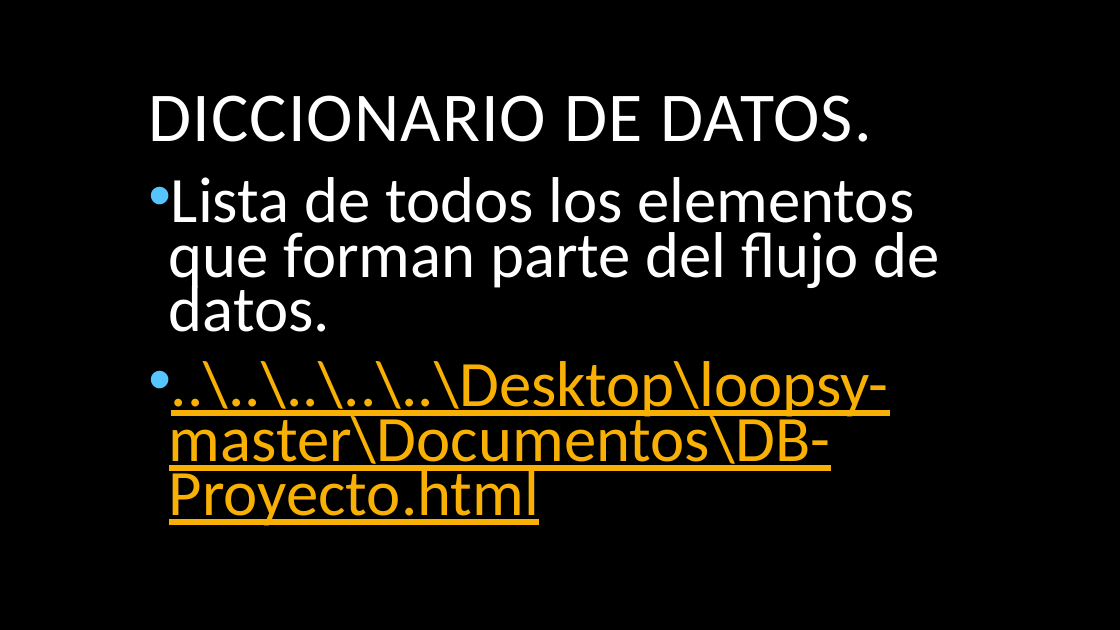
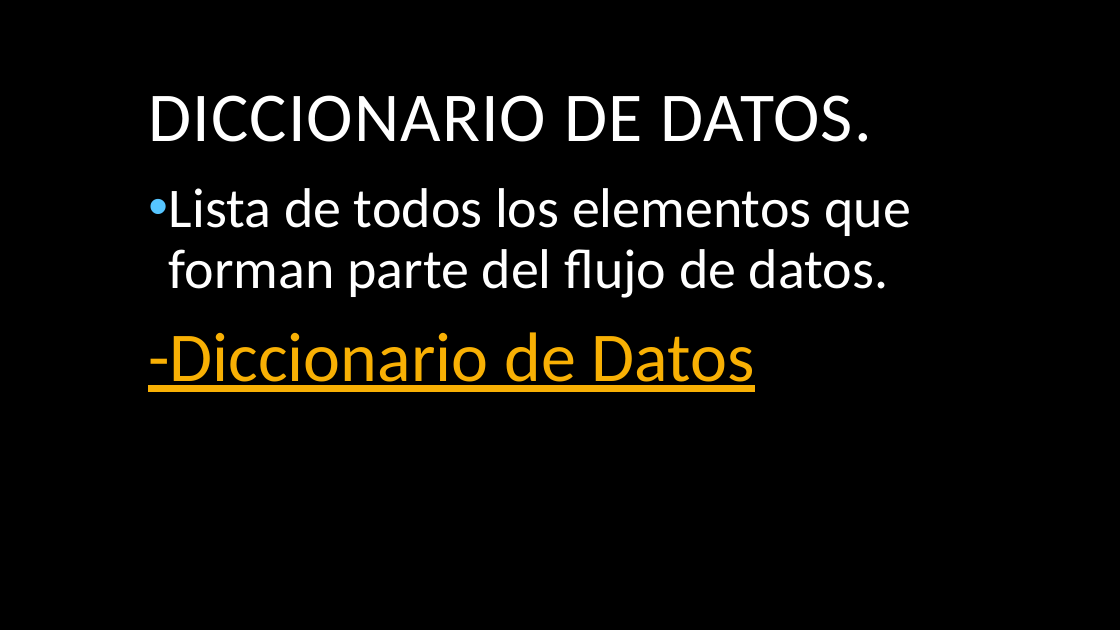
Before and after one commit to Zombra584/loopsy, a slide deck: slide 4 of Documentos/Diapositiva/Sustentación Segundo Trimestre.pptx (slide 5 before the commit). Drawn at 1120x630 pixels with LibreOffice and Linux fonts; fonts in the diff are those of the drawing; background and template pictures are left out. Boxes give left, top, right and bottom in pixels: in the first picture for what was removed or moved away, otherwise in the second. Text is boxed around its words. In the diff, an @@ line names an element or a change of style, - is before the commit and + after.

```diff
--- a/Documentos/Diapositiva/Sustentación Segundo Trimestre.pptx
+++ b/Documentos/Diapositiva/Sustentación Segundo Trimestre.pptx
@@ text at box(169, 188, 911, 298): size 55.5 to 48 pt in "Lista de todos los elementos que forman ..."; line spacing 0.7 to 0.9 @@
@@ text at box(148, 332, 755, 392): text changed; size 55.5 to 60 pt @@
-• ..\..\..\..\..\Desktop\loopsy-master\Documentos\DB-Proyecto.html
+-Diccionario de Datos
```
Also in this commit, not shown: 4 other slides changed, 1 slide added, 1 slide removed.
